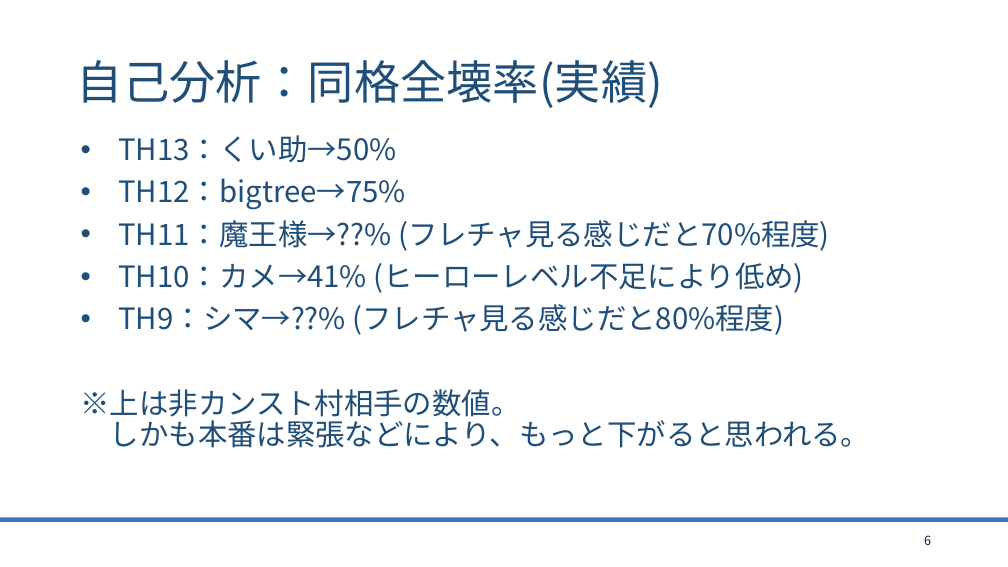
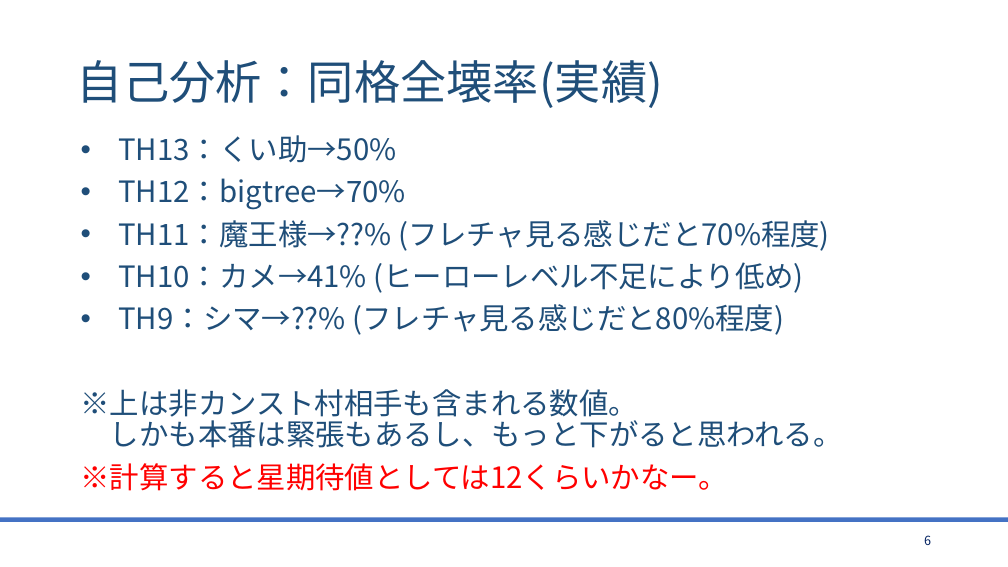
Before and after one commit to bigtreeCoC/documents, a slide deck: slide 6 of CQC攻略.pptx. Drawn at 1008x567 pixels with LibreOffice and Linux fonts; fonts in the diff are those of the drawing. Boxes give left, top, right and bottom in pixels: in the first picture for what was removed or moved away, otherwise in the second. Text is boxed around its words. In the diff, an @@ line names an element or a change of style, - is before the commit and + after.

```diff
--- a/CQC攻略.pptx
+++ b/CQC攻略.pptx
@@ text at (x1=118, y1=178, x2=405, y2=210): text changed @@
-• TH12：bigtree→75%
+• TH12：bigtree→70%
@@ text at (x1=81, y1=389, x2=843, y2=491): text changed @@
-※上は非カンスト村相手の数値。
-しかも本番は緊張などにより、もっと下がると思われる。
+※上は非カンスト村相手も含まれる数値。
+しかも本番は緊張もあるし、もっと下がると思われる。
+※計算すると星期待値としては12くらいかなー。
```
Also in this commit, not shown: 8 other slides changed, 3 slides added, 1 other file.
